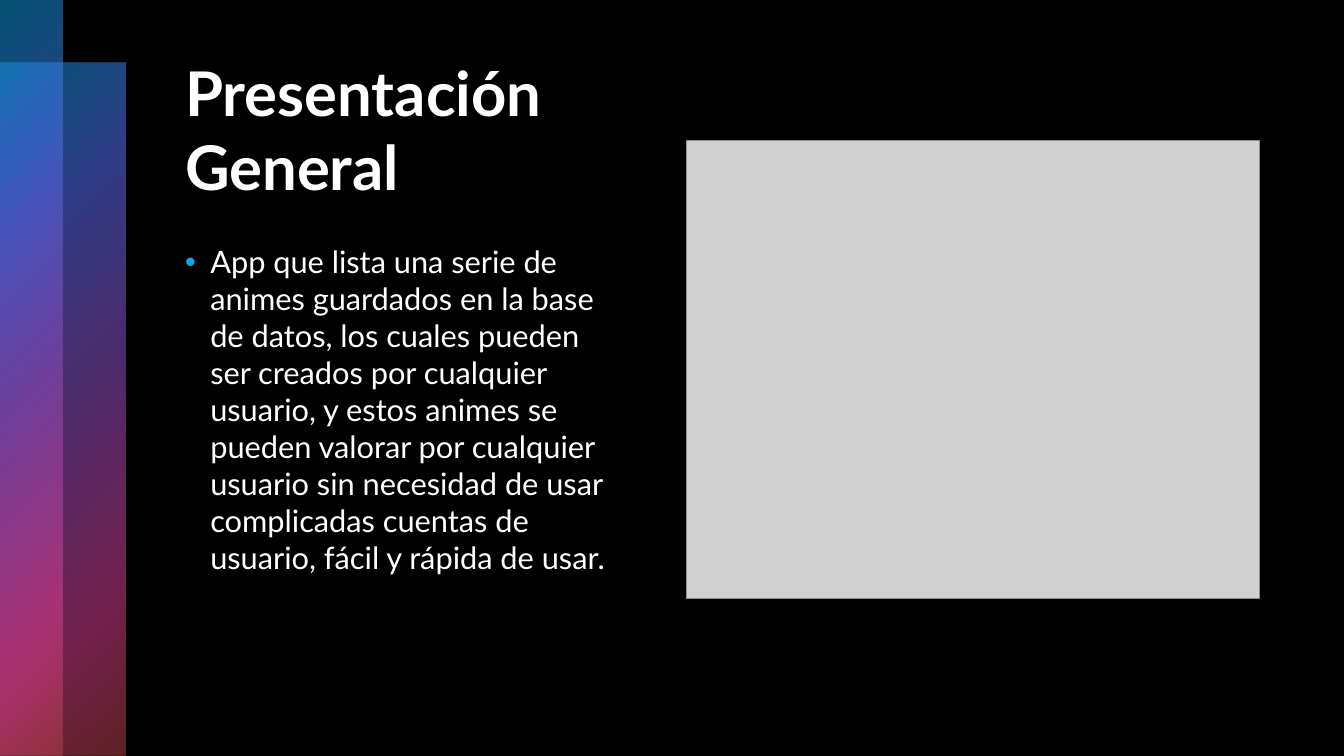
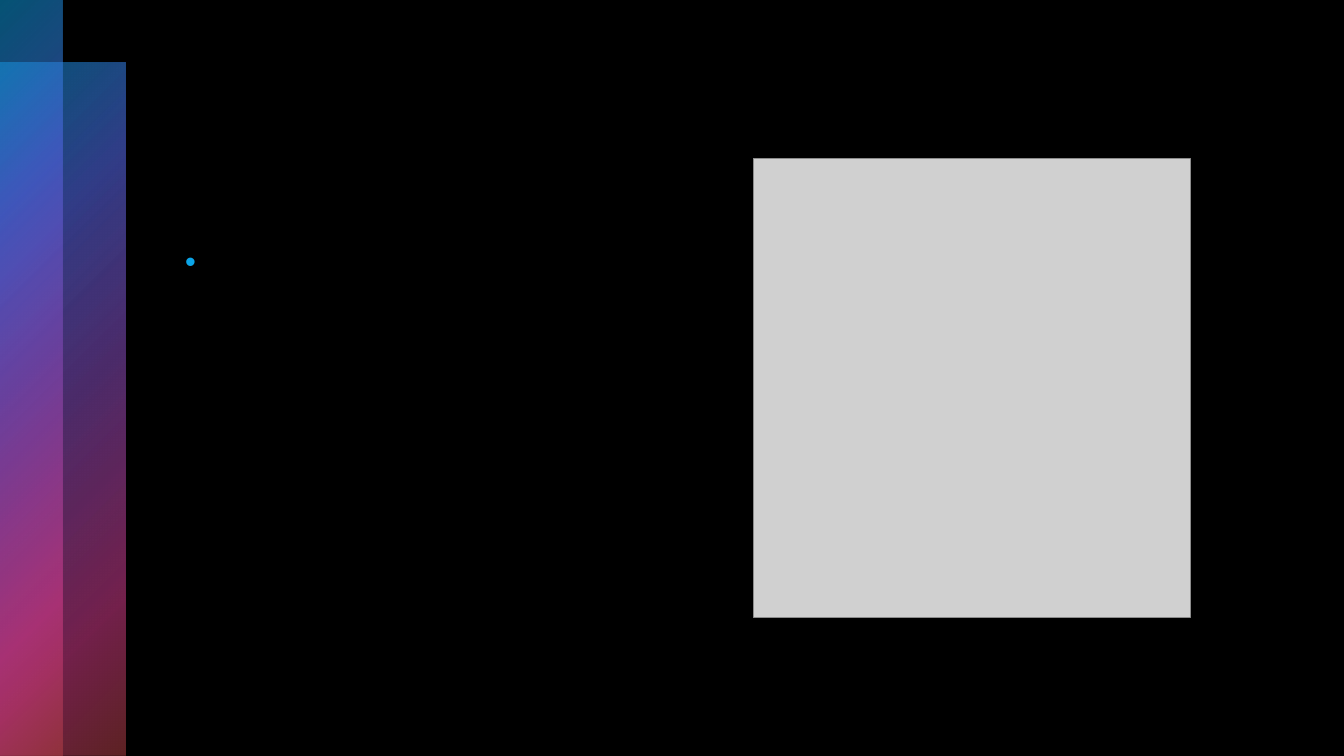
Before and after one commit to Neoarmadam/Proyecto_Final_DAW, a slide deck: slide 2 of Presentación.pptx. Drawn at 1344x756 pixels with LibreOffice and Linux fonts; fonts in the diff are those of the drawing; grey boxes stand for pictures. Boxes give left, top, right and bottom in pixels: in the first picture for what was removed or moved away, otherwise in the second. Text is boxed around its words. In the diff, an @@ line names an element or a change of style, - is before the commit and + after.

```diff
--- a/Presentación.pptx
+++ b/Presentación.pptx
@@ title removed at [185, 70, 541, 191] @@
-Presentación General
@@ picture: place and size @@
-picture at [687, 140, 1260, 599]
+picture at [753, 158, 1191, 617]
@@ text removed at [210, 250, 605, 575] @@
-• App que lista una serie de animes guardados en la base de datos, los cuales pueden ser creados por cualquier usuario, y estos animes se pueden valorar por cualquier usuario sin necesidad de usar complicadas cuentas de usuario, fácil y rápida de usar.
```
Also in this commit, not shown: 8 other slides changed, 1 slide added, 1 slide removed, 1 other file.
